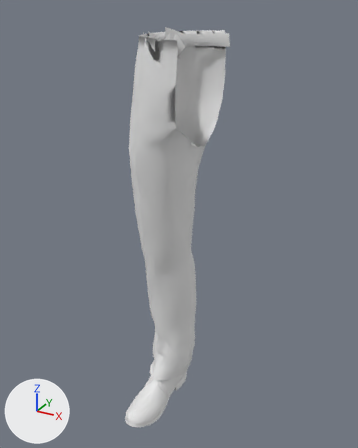
Two versions of the FBX model ProjectCGelHC/ProjectCGelHC/Models/Jhon/JhonPiernaDer.fbx, one commit apart.
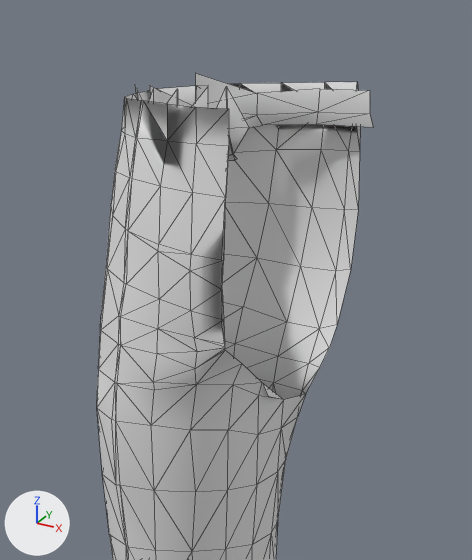
Each version is shown whole from a camera (50 mm lens) standing at (2.36, -4.76, 4.96) and looking at (-0.23, -0.06, 2.61), then close up on the part from 26% to 75% of the width and 0% to 46% of the height. Arrows for +X, +Y and +Z are at lower left; the lights stay in place. The close-ups show mesh edges as thin lines. Where no turn or scale is listed for an object, it has been applied to the vertices. Vertices at the same position are counted once.

Names of what the first close-up shows: '4_Object05_0.1_16_16'.
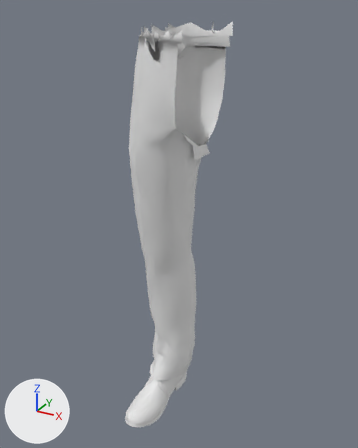
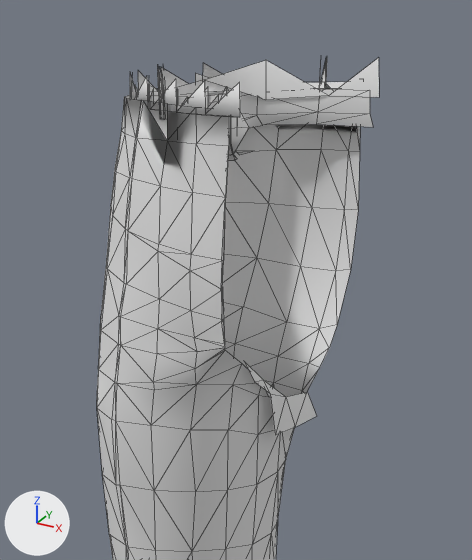
The newer file is also turned or shifted as a whole; pictures and numbers use the older file's frame.

The change, as a diff of the scene's bpy script:
```diff
--- a/ProjectCGelHC/ProjectCGelHC/Models/Jhon/JhonPiernaDer.fbx.py
+++ b/ProjectCGelHC/ProjectCGelHC/Models/Jhon/JhonPiernaDer.fbx.py
@@ me_4_object05_0_1_16_16_003 @@
 # used by ob_4_object05_0_1_16_16; location = (0.001, -0.062, 3.567)
-me_4_object05_0_1_16_16_003.from_pydata(...)  # 1017 vertices, 1818 faces; spans x -0.81..0.09, y -0.93..0.65, z -3.49..1.19
+me_4_object05_0_1_16_16_003.from_pydata(...)  # 1158 vertices, 1948 faces; spans x -0.81..0.11, y -0.93..0.65, z -3.49..1.25
+# me_4_object05_0_1_16_16_003 part 1
+# 1 face is deleted
+# 141 vertices are added at x -0.63..0.11, y -0.52..0.63, z -0.12..1.25
+# 131 new faces join them, mat_material_014 (its picture is missing)
 me_4_object05_0_1_16_16_003.materials.append(mat_material_013)
```

Pixel boxes (x1, y1, x2, y2) of what changed, in the close-ups (472 x 560 px):
'4_Object05_0.1_16_16', reshaped
    before: (97, 73, 373, 560)
    after: (97, 58, 379, 560)
part 1 of me_4_object05_0_1_16_16_003, built on
    before: (221, 261, 224, 321)
    after: (130, 58, 379, 435)
